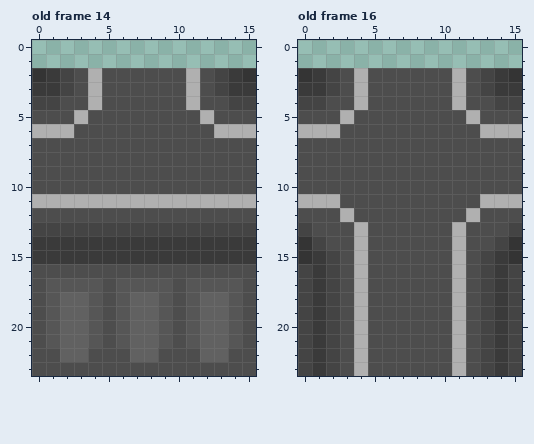
Edited in one commit: pixel-art file (Assets/Sprites/Building/Dam.aseprite). Above, as it was before the edit.
16x24 pixels, 16 frames. Colours within 5 levels of each other are drawn and written as one. Shown: old frame 14, old frame 16. The commit also changed other frames, which this record leaves out.
Once edited:
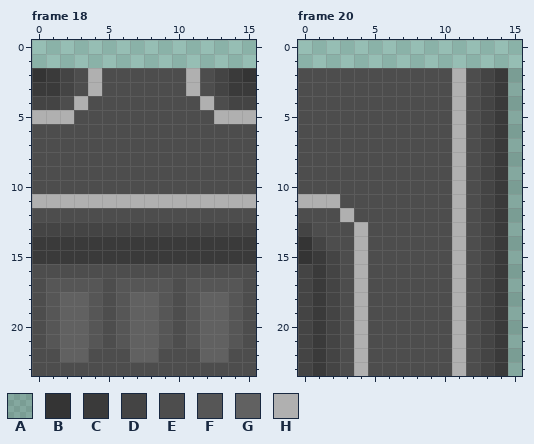
Palette (. is transparent): A #0000001e  B #343434  C #3a3a3a  D #444444  E #4d4d4d  F #565656  G #616161  H #b0b0b0
Change:
frames 16 -> 47
Frame 18 against old frame 14:
Colour H becomes colour E in row 4 at x 4 and 11; in row 5 at x 3 and 12; in row 6 at x 0 to 2 and 13 to 15.
Colour E becomes colour H in row 4 at x 3 and 12; in row 5 at x 0 to 2 and 13 to 15.
Frame 20 against old frame 16:
Colour B becomes colour A in row 2 at x 15; in rows 14 to 15 at x 15.
Colour C becomes colour A in row 3 at x 15.
Colour D becomes colour A in row 4 at x 15; in row 13 at x 15; in rows 16 to 23 at x 15.
Colour E becomes colour A in row 5 at x 15; in rows 7 to 10 at x 15; in row 12 at x 15.
Colour H becomes colour A in row 6 at x 15; in row 11 at x 15.
Colour D becomes colour C in row 4 at x 14; in row 14 at x 14.
Colour E becomes colour C in row 5 at x 14; in rows 7 to 10 at x 14; in rows 12 to 13 at x 14.
Colour H becomes colour C in row 6 at x 14; in row 11 at x 14.
Colour E becomes colour D in rows 4 to 5 at x 13; in rows 7 to 10 at x 13; in rows 12 to 14 at x 13.
Colour H becomes colour D in row 6 at x 13; in row 11 at x 13.
Colour B becomes colour E in row 2 at x 0.
Colour C becomes colour E in row 2 at x 1; in row 3 at x 0 to 1.
Colour D becomes colour E in rows 2 to 3 at x 2; in row 4 at x 0 to 1.
Colour H becomes colour E in rows 2 to 4 at x 4; in row 5 at x 3 and 12; in row 6 at x 0 to 2; in row 12 at x 12.
Colour E becomes colour H in rows 5 to 12 at x 11.
Pixel boxes of the changes (left, top, right, bottom) in both pictures:
changed: (32, 96, 102, 138)
changed: (186, 96, 256, 138)
changed: (298, 68, 368, 138)
changed: (452, 68, 522, 376)
